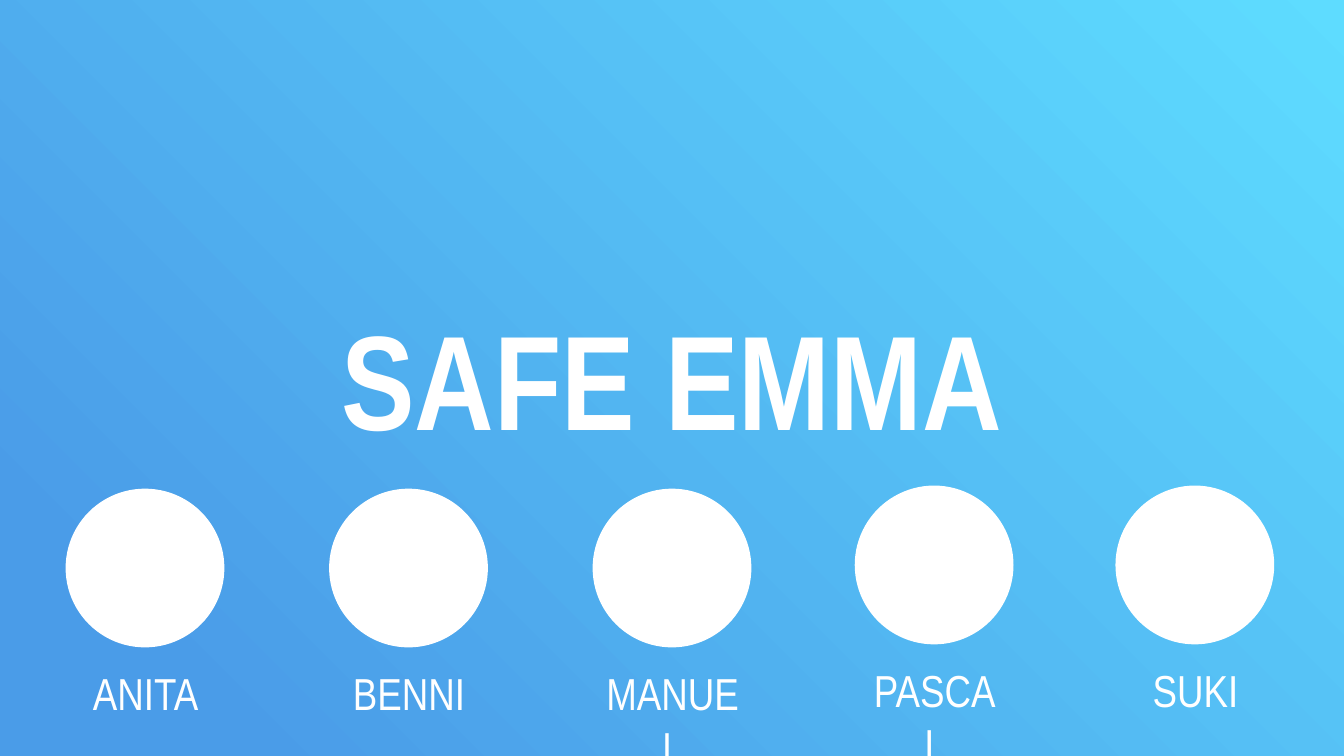
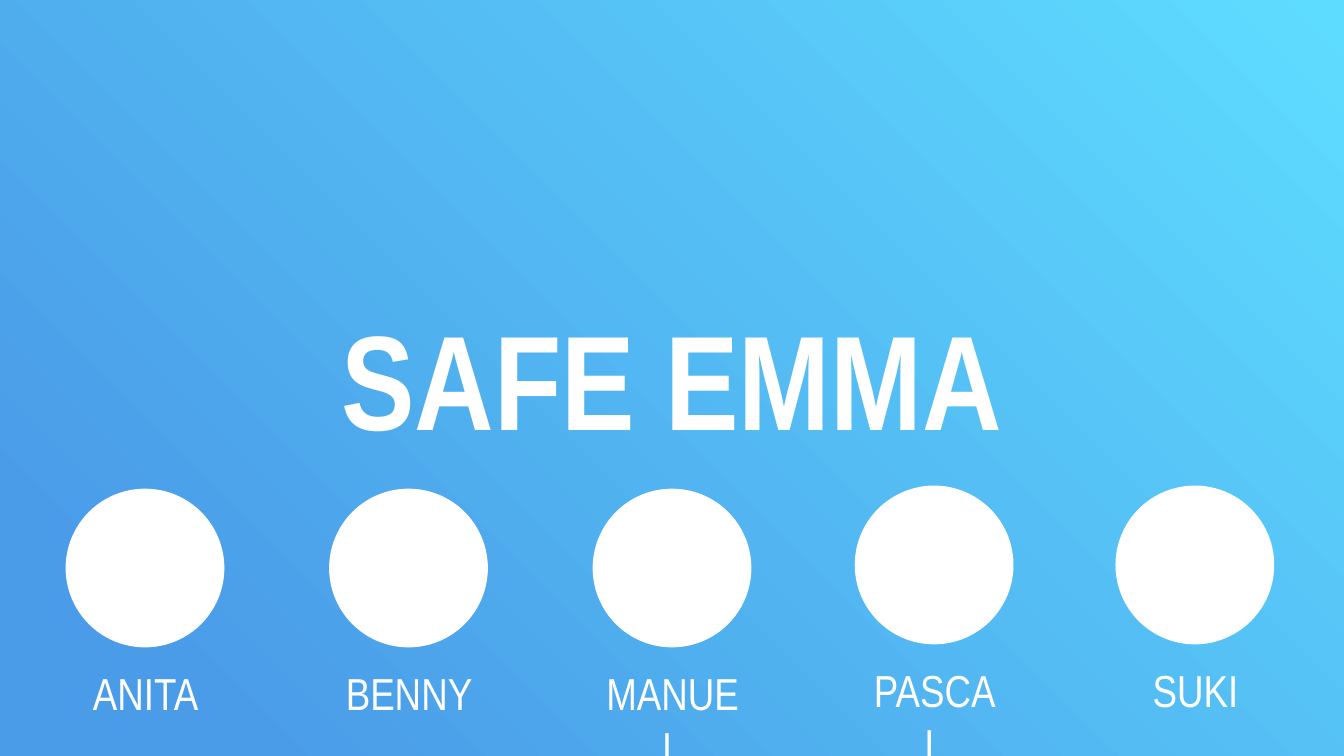
Before and after one commit to XU-Exponential-University/mb_saveEmma, a slide deck: slide 2 of slides/draft.pptx. Drawn at 1344x756 pixels with LibreOffice and Linux fonts; fonts in the diff are those of the drawing. Boxes give left, top, right and bottom in pixels: in the first picture for what was removed or moved away, otherwise in the second. Text is boxed around its words. In the diff, an @@ line names an element or a change of style, - is before the commit and + after.

```diff
--- a/slides/draft.pptx
+++ b/slides/draft.pptx
@@ text at (346,679,472,710): text changed @@
-BENNI
+BENNY
```
Also in this commit, not shown: 1 other slide changed, 2 slides added, 1 other file.
